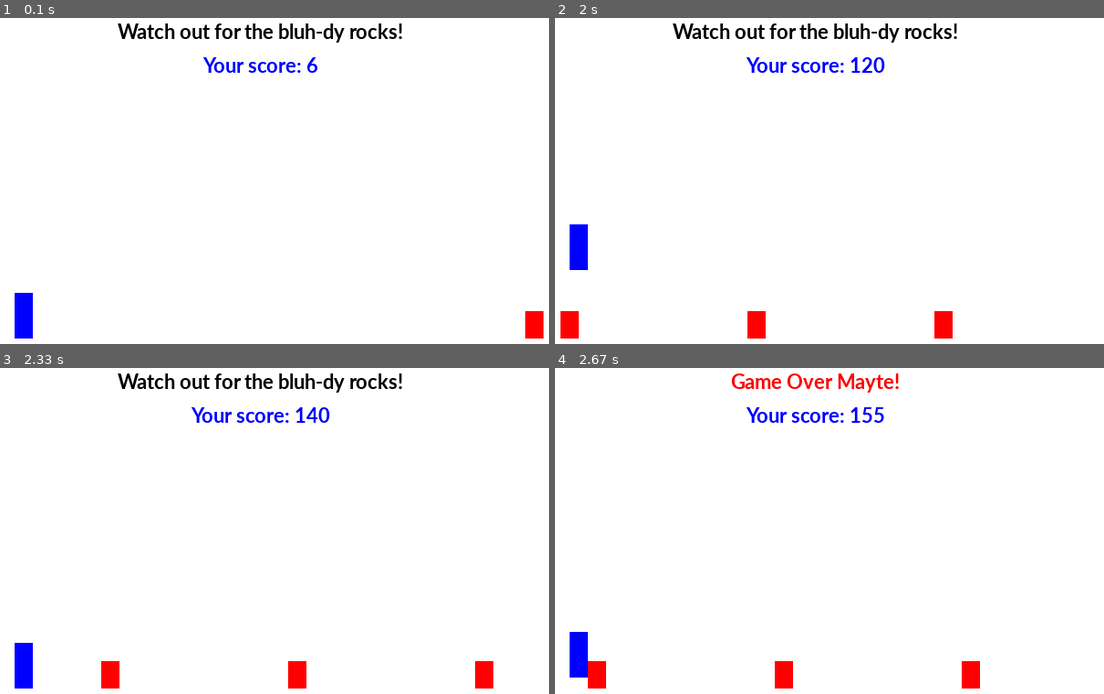
Above: before the commit, frames 1-4 (two rows, left to right).
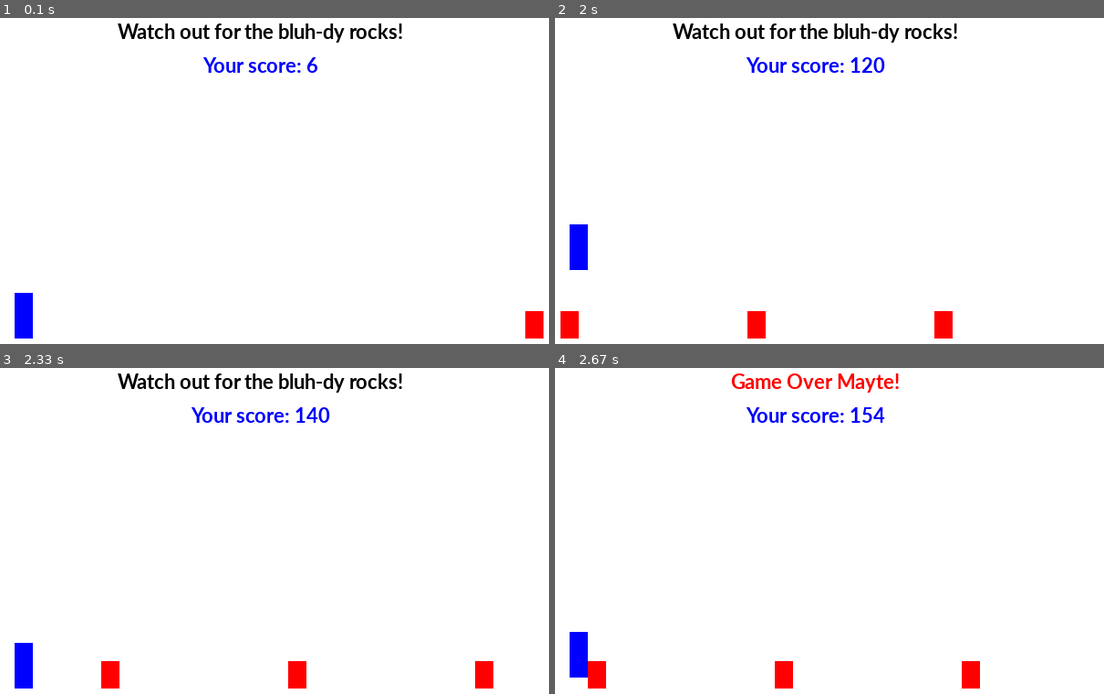
Above: after the commit, the same moments.

Repository: ravitkhurana/watchout
Game: pygame game, started from watchout/main.py
The game is run twice, just before and just after one commit, with the same random seed, the same clock (stepped at 60 frames per second) and the same inputs.
Inputs:
- Up to frame 1 (0.1 s): no input
- Up to frame 2 (2 s): hold Up 0.33-0.8 s; hold Up 1.33-1.8 s; hold Up from 1.83 s (still down)
- Up to frame 3 (2.33 s): release Up at 2.2 s; hold Up from 2.23 s (still down)
- Up to frame 4 (2.67 s): release Up at 2.53 s; hold Up from 2.57 s (still down)

Frames 1-3 are identical in both runs. In frame 4, less than 0.1% of the frame differs, in the area x 57-61%, y 12-17%.

Commit message:
Renamed Player to Charactor
1. Renamed Player to Charactor (not Charat'e'r)
2. Added new class Player to maintain the player's status.
    - The player's score.
    - The charactor controlled by the player.

Diff:
--- a/watchout/main.py
+++ b/watchout/main.py
@@ -31,10 +31,11 @@
     """
 
     def __init__(self):
+        self.charactor = Charactor()
         self.player = Player()
+        self.player.charactor = self.charactor
         self.obstacles = Obstacles()
         self.is_game_over = False
-        self.score = 0
 
     def update(self):
         """
@@ -42,43 +43,51 @@
         for collisions and incrementing the score. Set self.is_game_over if
         a collision is detected.
         """
-        self.player.update()
+        self.charactor.update()
         self.obstacles.update()
         self.check_collision()
-        self.score += 1
+        if not self.is_game_over:
+            self.player.score += 1
 
     def check_collision(self):
         """
         This method checks if any of the obstacle has collided with the
-        player. Sets self.is_game_over if a collision is detected.
-        """
-        x_collision = False
-        y_collision = False
-        player_x1 = self.player.position[0]
-        player_x2 = player_x1 + self.player.dimensions[0]
-        player_y1 = self.player.position[1]
-        player_y2 = player_y1 + self.player.dimensions[1]
+        charactor. Sets self.is_game_over if a collision is detected.
+        """
+        charactor_x1 = self.charactor.position[0]
+        charactor_x2 = charactor_x1 + self.charactor.dimensions[0]
+        charactor_y1 = self.charactor.position[1]
+        charactor_y2 = charactor_y1 + self.charactor.dimensions[1]
         for obstacle in self.obstacles:
+            x_collision = False
+            y_collision = False
             obstacle_x1 = obstacle.position[0]
             obstacle_x2 = obstacle_x1 + obstacle.dimensions[0]
             obstacle_y1 = obstacle.position[1]
             obstacle_y2 = obstacle_y1 + obstacle.dimensions[1]
-            if obstacle_x1 > player_x2 or obstacle_x2 < player_x1:
-                x_collision = False
-            else:
+            if not (obstacle_x1 > charactor_x2 or obstacle_x2 < charactor_x1):
                 x_collision = True
-            if obstacle_y1 > player_y2 or obstacle_y2 < player_y1:
-                y_collision = False
-            else:
+            if not (obstacle_y1 > charactor_y2 or obstacle_y2 < charactor_y1):
                 y_collision = True
             if x_collision and y_collision:
                 self.is_game_over = True
+                break
 
 
 class Player(object):
 
     """
     Class to maintain player's state.
+    """
+    def __init__(self):
+        self.charactor = Charactor()
+        self.score = 0
+
+
+class Charactor(object):
+
+    """
+    Class to maintain charactor's state.
     """
 
     def __init__(self):
@@ -89,9 +98,9 @@
 
     def jump(self):
         """
-        This method initiates a jump if player is not already in between a
-        jump. Otherwise, it just updates player's position according to
-        player's current velocity and value of Constants.GRAVITY.
+        This method initiates a jump if charactor is not already in between a
+        jump. Otherwise, it just updates charactor's position according to
+        charactor's current velocity and value of Constants.GRAVITY.
         """
         if not self.in_jump:
             self.velocity = [0, 15]
@@ -99,7 +108,7 @@
 
     def update(self):
         """
-        This method updates player's position if the player is already in
+        This method updates charactor's position if the charactor is already in
         motion.
         """
         if self.in_jump:
@@ -180,8 +189,8 @@
         pygame.init()
         # Initialize game state
         game_state = GameState()
-        game_state.player.dimensions = (20, 50)
-        game_state.player.position = [50, Constants.ROAD_Y - game_state.player.dimensions[1]]
+        game_state.charactor.dimensions = (20, 50)
+        game_state.charactor.position = [50, Constants.ROAD_Y - game_state.charactor.dimensions[1]]
         screen = pygame.display.set_mode(Constants.RESOLUTION)
         pygame.display.set_caption("Watch Out!")
         clock = pygame.time.Clock()
@@ -189,14 +198,14 @@
         # Game loop
         while not done:
             # * Process events in the events queue
-            player_jump = False
+            charactor_jump = False
             for event in pygame.event.get():
                 assert isinstance(event, pygame.event.EventType)
                 if event.type == pygame.QUIT:
                     done = True
                 elif event.type == pygame.KEYDOWN:
                     if event.key == pygame.K_UP:
-                        player_jump = True
+                        charactor_jump = True
                     if event.key == pygame.K_r:
                         self.restart = True
                         done = True
@@ -204,8 +213,8 @@
                         done = True
             if not game_state.is_game_over:
                 # * Perform calculations for movements, collision detection, etc.
-                if player_jump:
-                    game_state.player.jump()
+                if charactor_jump:
+                    game_state.charactor.jump()
                 game_state.update()
             # * Draw on screen
             screen.fill(Color.WHITE.value)
@@ -215,12 +224,12 @@
             else:
                 text = font.render("Game Over Mayte!", True, Color.RED.value)
             screen.blit(text, ((screen.get_width() - text.get_width())/2, 50))
-            score_text = font.render("Your score: " + game_state.score.__str__(), True, Color.BLUE.value)
+            score_text = font.render("Your score: " + game_state.player.score.__str__(), True, Color.BLUE.value)
             screen.blit(score_text, ((screen.get_width() - score_text.get_width())/2, score_text.get_height() + 60))
-            # Draw player
-            player_x, player_y = game_state.player.position
-            player_w, player_h = game_state.player.dimensions
-            pygame.draw.rect(screen, Color.BLUE.value, [player_x, player_y, player_w, player_h], 0)
+            # Draw charactor
+            charactor_x, charactor_y = game_state.charactor.position
+            charactor_w, charactor_h = game_state.charactor.dimensions
+            pygame.draw.rect(screen, Color.BLUE.value, [charactor_x, charactor_y, charactor_w, charactor_h], 0)
             # Draw obstacles
             for obstacle in game_state.obstacles:
                 obstacle_x, obstacle_y = obstacle.position
@@ -228,7 +237,7 @@
                 pygame.draw.rect(screen, Color.RED.value, [obstacle_x, obstacle_y, obstacle_w, obstacle_h], 0)
             # * Refresh screen
             pygame.display.flip()
-            # * Set maximun FPS
+            # * Set maximum FPS
             clock.tick(60)
         pygame.quit()
 
